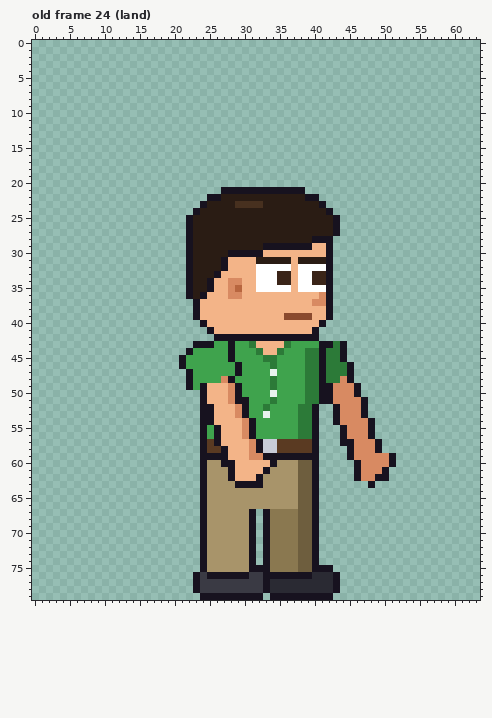
Edited in one commit: pixel-art file (sprites/expo/expo_vendg_right_anim.aseprite). The first picture shows the starting point.
64x80 pixels, 123 frames. Colours within 5 levels of each other are drawn and written as one. Shown: old frame 24 (land). The commit also changed other frames, which this record leaves out.
Now the later version:
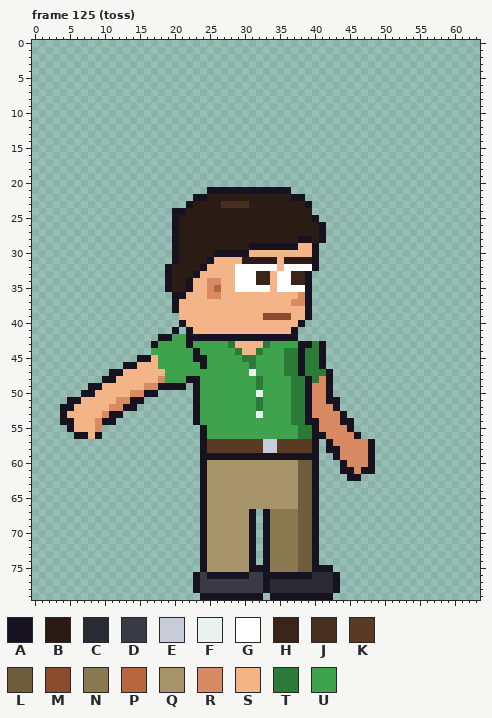
Palette (. is transparent): A #17121f  B #2a1c14  C #2a2a33  D #3a3a44  E #c8ccd8  F #e8f2ee  G #ffffff  H #3a2418  J #47301f  K #5a3a22  L #6e5e3e  M #8a4a2e  N #8a7850  P #b8663f  Q #a8946a  R #d88a62  S #f3b488  T #2c7a38  U #3fa34d
A new or re-ordered frame is compared with the old frame closest to it.
The edit:
frames 123 -> 129
Frame 125 (toss) is new; against old frame 24 (land):
y 21: x 25..26 .. -> AA; x 37..38 AA -> ..
y 22: x 23..26 ..AA -> AABB; x 37..40 BBAA -> AA..
y 23: x 22..24 ..A -> ABB; x 27..28 BB -> JJ; x 31..32 JJ -> BB; x 39..41 BBA -> A..
y 24: x 20..23 ...A -> AABB; x 40..42 BBA -> ...
y 25: x 20..22 ..A -> ABB; x 40..43 BBBA -> A...
y 26..27: x 20..22 ..A -> ABB; x 41..43 BBA -> A..
y 28: x 20..22 ..A -> ABB; x 38..40 BBA -> AAB; x 42 A -> .
y 29: x 20..22 ..A -> ABB; x 31..32 BB -> AA; x 38..42 AASSA -> SSA..
y 30: x 20..22 ..A -> ABB; x 26..27 BB -> AA; x 31..32 AA -> SS; x 40..42 SSA -> A..
y 31: x 20..22 ..A -> ABB; x 25..27 BBA -> ASS; x 30..31 SS -> BB; x 35 B -> S; x 37 S -> B; x 40..42 BBA -> A..
y 32: x 19..22 ...A -> ABBB; x 24..27 BBBA -> ASSS; x 29..31 SSS -> GGG; x 35 G -> S; x 37 S -> G; x 40..42 GGA -> A..
y 33: x 19..26 ...ABBBA -> ABBBASSS; x 29..42 SSSGGGHHSGGHHA -> GGGHHSGGHHA...
y 34: x 19..21 ... -> ABB; x 23..26 BBAS -> SSRR; x 28..42 RRSSGGGHHSGGHHA -> SGGGHHSGGHHA...
y 35: x 19..21 ... -> ABB; x 23..26 BBAS -> SSRP; x 28..31 RPSS -> SGGG; x 34 G -> S; x 37 S -> G; x 39..42 GGGA -> A...
y 36: x 20..26 ..ABASS -> AASSSRR; x 28..29 RR -> SS; x 38..42 SSSRA -> RA...
y 37: x 20..23 ...A -> ASSS; x 37..42 SSSRRA -> RRA...
y 38: x 20..23 ...A -> ASSS; x 39..42 SSSA -> A...
y 39: x 21..23 ..A -> SSS; x 33..35 SSS -> MMM; x 37..42 MMMSSA -> SSA...
y 40: x 21..24 ...A -> ASSS; x 38..41 SSSA -> A...
y 41: x 20 . -> A; x 22..25 ...A -> ASSS; x 37..40 SSSA -> A...
y 42: x 18..25 ........ -> AAUUAAAA; x 38..40 AAA -> ...
y 43: x 17..25 ......AAA -> AUUUUAUUU; x 28..31 AUUT -> TSSS; x 33..36 SSST -> TUUU; x 38..40 UUU -> AAT; x 42..44 ATA -> ...
y 44: x 17..23 .....AU -> UUUUUUA; x 28..31 AUUU -> UTSS; x 33..38 SSTUUU -> UUUTTA; x 42..44 TTA -> ...
y 45: x 15..21 ......A -> AASUUUU; x 23..24 UU -> AA; x 28 A -> U; x 30..31 UU -> TT; x 33..34 TT -> UU; x 36..38 UUU -> TTA; x 42..44 TTA -> ...
y 46: x 13..21 ........A -> AASSSUUUU; x 24 U -> A; x 29 A -> U; x 31 U -> T; x 34 T -> U; x 36..38 UUU -> TTA; x 42..45 TTTA -> ....
y 47: x 11..22 ...........A -> AASSSSSSUUUU; x 29 A -> U; x 31 U -> F; x 34 F -> U; x 36..38 UUU -> TTA; x 41..45 ATTTA -> TA...
y 48: x 10..21 ............ -> AASSSSSSRUUU; x 23 U -> A; x 27..28 RA -> UU; x 32 U -> T; x 34 T -> U; x 37..39 UUT -> TTA; x 41..45 ATTRA -> RA...
y 49: x 8..29 ..............AUASSSRA -> AASSSSSSRRAAAA.AUUUUUU; x 32 U -> T; x 34 T -> U; x 37..41 UUTTA -> TTARR; x 43..46 RRRA -> ....
y 50: x 7..17 ........... -> AASSSSSRRAA; x 23..29 .ASSSRA -> AUUUUUU; x 32 U -> F; x 34 F -> U; x 37..41 UUTTA -> TTARR; x 43..46 RRRA -> ....
y 51: x 5..15 ........... -> AASSSSSRRAA; x 23..30 .ASSSRAA -> AUUUUUUU; x 32 U -> T; x 34 T -> U; x 37..41 UUTTA -> TTARR; x 43..47 RRRRA -> A....
y 52: x 4..14 ........... -> AASSSSSRRAA; x 23..30 .AASSSRA -> AUUUUUUU; x 32..33 UT -> TU; x 37 U -> T; x 39..42 TA.. -> ARRR; x 44..47 RRRA -> ....
y 53: x 4..12 ......... -> ASSSSSRAA; x 23..30 .AASSSRA -> AUUUUUUU; x 32..33 UF -> FU; x 37 U -> T; x 39..47 TA..ARRRA -> ARRRRA...
y 54: x 4..11 ........ -> AASSSRAA; x 23..31 .AASSSSRA -> AUUUUUUUU; x 37 U -> T; x 39 T -> A; x 41..48 ..ARRRRA -> RRRAA...
y 55: x 5..9 ..... -> ASSSR; x 26..31 ASSSRA -> UUUUUU; x 41..48 ...ARRRA -> RRRRA...
y 56: x 6..9 .... -> AASA; x 26..31 ASSSRA -> UUUUUU; x 41..44 ...A -> ARRR; x 46..48 RRA -> A..
y 57: x 26..32 ASSSSRA -> KKKKKKK; x 42..45 ..AA -> ARRR; x 48..49 RA -> A.
y 58: x 27..32 ASSSRA -> KKKKKK; x 42..45 ...A -> AARR; x 48..49 RA -> A.
y 59: x 28..32 SSSRR -> AAAAA; x 43..45 ..A -> ARR; x 48..51 RRRA -> A...
y 60: x 27..34 AASSSSSA -> QQQQQQQQ; x 44..46 ..A -> ARR; x 48..51 RRRA -> A...
y 61: x 28..33 ASSSSA -> QQQQQQ; x 44..50 ..ARRRA -> AARAA..
y 62: x 28..32 ASSSA -> QQQQQ; x 45 . -> A; x 47..50 RRAA -> ....
y 63: x 29..32 AAAA -> QQQQ; x 48 A -> .
Changed places in both pictures, as pixel boxes (x1, y1, x2, y2):
changed: (60, 187, 396, 488)
